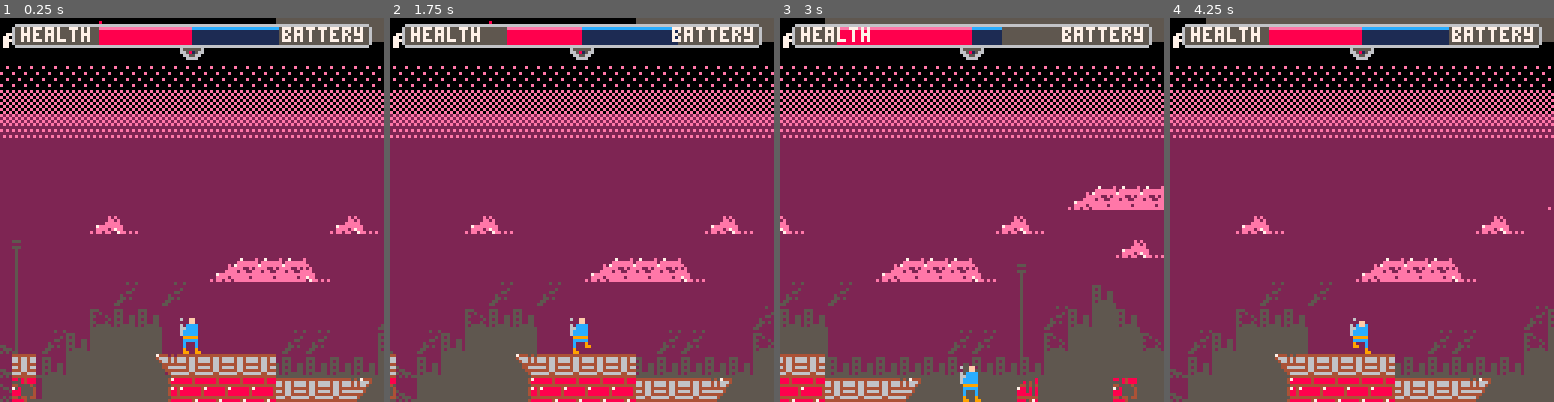
Above: before the commit, frames 1-4 (left to right).
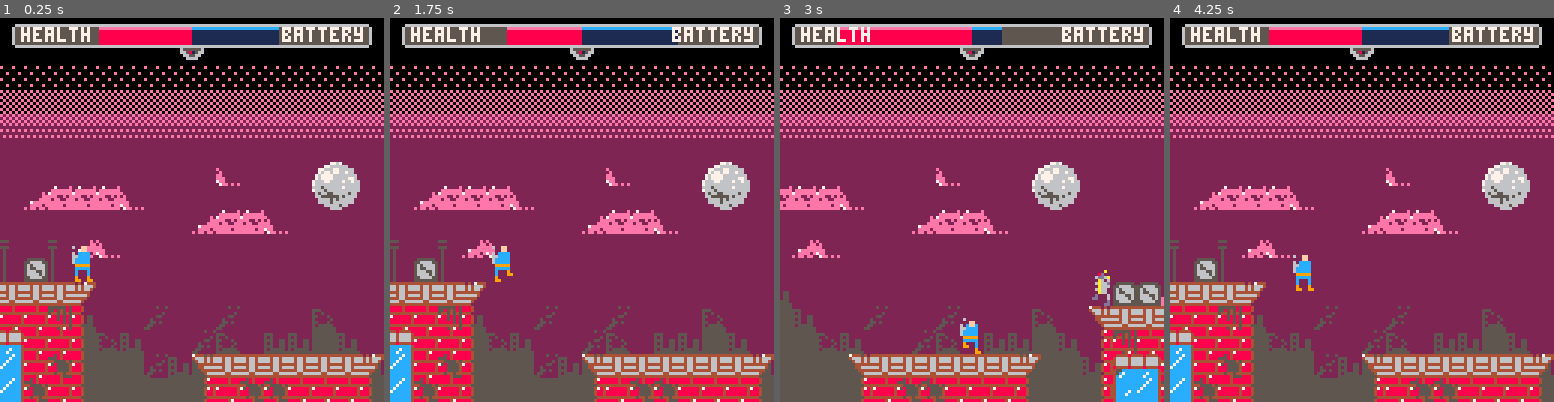
Above: after the commit, the same moments.

Repository: evanminto/ludum-dare-44
Game: PICO-8 cartridge ludum-dare-44.p8
Same seed, same stepped clock (60 frames per second), same inputs: the game is played once before the commit and once after it.
Inputs:
- Up to frame 1 (0.25 s): no input
- Up to frame 2 (1.75 s): tap X (X key) at 0.33, 1.07 s; tap O (Z key) at 0.7, 1.7 s; hold Right from 1.6 s (still down)
- Up to frame 3 (3 s): tap X (X key) at 1.85, 2.97 s; release Right at 2.1 s; tap O (Z key) at 2.1, 2.5, 2.9 s; hold Up 2.15-2.42 s; hold Right from 2.47 s (still down)
- Up to frame 4 (4.25 s): release Right at 3.03 s; hold Left 3.08-3.58 s; tap O (Z key) at 3.3, 3.7, 4.1 s; hold Right from 4.02 s (still down); tap X (X key) at 4.08 s

The runs differ from the first frame. In frame 1, 24% of the frame differs, in the area x 0-100%, y 0-100%; in frame 2, 35%; in frame 3, 24%; in frame 4, 27%.

Commit message:
Enemy obstacle detection

Diff:
--- a/ludum-dare-44.p8
+++ b/ludum-dare-44.p8
@@ -51,7 +51,7 @@
       start = {0,0},
     },
     {
-      start = {0,32},
+      start = {0,33},
     },
   },
 
@@ -271,13 +271,7 @@
 
   p.hitstuntimer = 0
 
-  for i=1,128 do
-    for j=1,128 do
-      if fget(mget(i,j), flags.playerspawn) then
-        p.pos = vector(i*8, j*8 + 8 - p.height)
-      end
-    end
-  end
+  p.pos = p:getspawnpos()
 
   p.spawnpos = p.pos:clone()
   p.checkpointpos = p.pos:clone()
@@ -290,6 +284,19 @@
 
   p.sprite = p.standingsprite
 end)
+
+function player:getspawnpos()
+  for i=0,127 do
+    for j=0,127 do
+      if fget(mget(i,j), flags.playerspawn) then
+        local t = maptiletoleveltile(i,j)
+        return vector(t[1]*8, t[2]*8 + 8 - self.height)
+      end
+    end
+  end
+
+  return vector(0,0)
+end
 
 function player:init()
   self.xmax = levels[1].width
@@ -680,7 +687,8 @@
     newpos = self.pos:add(vector(config.enemyspeed, 0))
 
     -- todo: fix weird math here
-    if not isobstacle(newpos.x + self.width - 2, newpos.y + self.height + 1) then
+    if not isobstacle(newpos.x + self.width - 2, newpos.y + self.height + 1) or
+    isobstacle(newpos.x + self.width - 3, newpos.y + self.height - 1) then
       self.movingr = false
       self.movingl = true
       newpos = self.pos:add(vector(-config.enemyspeed, 0))
@@ -689,7 +697,8 @@
     newpos = self.pos:add(vector(-config.enemyspeed, 0))
 
     -- todo: fix weird math here
-    if not isobstacle(newpos.x - 1 + 2, newpos.y + self.height + 1) then
+    if not isobstacle(newpos.x - 1 + 2, newpos.y + self.height + 1) or
+    isobstacle(newpos.x + 2, newpos.y + self.height - 1) then
       self.movingr = true
       self.movingl = false
       newpos = self.pos:add(vector(config.enemyspeed, 0))
@@ -868,7 +877,6 @@
       end)
     else
       l.repeatx = l.repeatx or 1
-      printh(l.size[1])
       for i=0,l.repeatx-1 do
         map(
           l.start[1],
@@ -952,14 +960,14 @@
 000ff000000ff000000ff00000000000000000000000000022552522552225220000000000000000000000004ccc7ccccccc555400000000000dd000000d8000
 60cccc0060cccc0060cffc0000000000000000000000000025522222525555520000000000000000000000004cc7cccccc555554000000000a66a6000a6dd600
 66cccc0066cccc0066cccc0000000000000000000000000055222222555555550000000000000000000000004444444444444444000000000606a0000606a000
-6ccccc006ccccc006ccccc00222222222272222e222222222222222255555555078800080000000000aaaa000777777000000000000000000606a6000d66a600
-6ccccc006ccccc006ccccc00222222222eeeeeee22222222555222225555555507887878000000000a0000a07007007700000000000000000d66a0000666a000
+6ccccc006ccccc006ccccc00222222222272222e222222222222222255555555078800080007700000aaaa000777777000000000000000000606a6000d66a600
+6ccccc006ccccc006ccccc00222222222eeeeeee22222222555222225555555507887878000770000a0000a07007007700000000000000000d66a0000666a000
 099999000999990009999900222222e27eeeeeeee222222252522222555555550788878800000000a00aa00a7077707700000000000000000066a6000066a600
-0ccccc000ccccc000ccccc00222222eeeee22e2e2e22222255522552555555550788787800000000a0a00a0a0777777000000000000000000066a0000066a000
+0ccccc000ccccc000ccccc00222222eeeee22e2e2e22222255522552555555550788787877777777a0a00a0a0777777000000000000000000066a0000066a000
 0c000c000c00090009000c0022222eeee2ee22eeee22222252522552555555550700888000000000a0a00a0a0707070000000000000000000d00060006000d00
-0c000c000c00099009900c00227eeeeeeeeeeeeeeee2222255522552555555550700000000000000a00aa00a7070707000000000000000000dd0060006000dd0
-09000900090000000000090022eeee2eeeeee2ee7ee22222525555525555555507000000000000000a0000a007777770000000000000000000000d000d000000
-099009900990000000000990e2ee2ee2eeeeeeee27ee2e2e5555555555555555070000000000000000aaaa0000777700000000000000000000000dd00dd00000
+0c000c000c00099009900c00227eeeeeeeeeeeeeeee2222255522552555555550700000000077000a00aa00a7070707000000000000000000dd0060006000dd0
+09000900090000000000090022eeee2eeeeee2ee7ee22222525555525555555507000000007007000a0000a007777770000000000000000000000d000d000000
+099009900990000000000990e2ee2ee2eeeeeeee27ee2e2e5555555555555555070000000700007000aaaa0000777700000000000000000000000dd00dd00000
 22222277672222220000000000000000000000000000000000000000000000000000000000000000000000000000000000000000000000006555555606666660
 2222776666662222000000000000000000000000000000000000000000000000000000000000000000000000000000000000000000000000665815666eeeeee6
 22776667766666220000000000000000000000000000000000000000000000000000000000000000000000000000000000000000000000000665566068888886
@@ -992,9 +1000,9 @@
 22225522222222220000000022222222000000002222222222552222000000000000000000000000000000000000000000000000000000003333333333333333
 22555252525252520000000052525252000000002525252525255522000000000000000000000000000000000000000000000000000000003373773737377333
 55252525252525250000000025252525000000005252525252525255000000000000000000000000000000000000000000000000000000008333333333333338
-73737373737373737373737373737373737373737373737373737373737373737373737373737373737373737373737373737373737373737373737373737373
-73737373737373737373730000007171717171717171717171717171717171710000000000000000000000000000000000000000000000000000000000000000
-f0f0f0f0f0f0f0f0f0f0f000000000f0000000000000000000000000000000000000000000000000000000000000000000000000000000000000000000000000
+f0f0f0f0f0f0f0f0f0f0f0f0f0f0f0f0f0f0f0f0f0f0f0f0f0f0f0f0f0f0f0f0f0f0f0f0f0f0f0f0f0f0f0f0f0f0f0f0f0f0f0f0f0f0f0f0f0f0f0f0f0f0f0f0
+f0f0f0f0f0f0f0f0f0f0f00000007171717171717171717171717171717171710000000000000000000000000000000000000000000000000000000000000000
+f0f0f0f0f0f0f0f0f0f0f000000000f000000000000000000000000000f0f0f0f0f0000000000000000000000000000000000000000000000000000000000000
 00000000000000000000000000000000000000000000000000000000000000000000000000000000000000000000000000000000000000000000000000000000
 f0f0f0f0f0f0f0f0f0f0f00000000000000000000000000000000000000000000000000000000000000000000000000000000000000000000000000000000000
 00000000000000000000000000000000000000000000000000000000000000000000000000000000000000000000000000000000000000000000000000000000
@@ -1022,7 +1030,7 @@
 810000000060707171b0c0718191b300a100000000000000a1f0a100710000710000000000000000000000000000000000000000000000a10000006171b1c171
 f0f0f0f0f0f0f0f0a1f0f00000000000b3a1910000006171810000000000000000a100006171717171b1c171b1c171b1c1718100000000f06181000000000061
 8100000000f0607171b1c1716070707080000000510000004100a100710000710000000000000000000000000000000000000071000000a10000006171b2c271
-70707080f0f0f0f041f0f0f05100000060708000000061718100000000000000006070708071717171b2c271b2c271b2c2718100000000f06181000000000061
+70707080f0f0f0f041f0f0f05100000060708000000061718100000000f00000006070708071717171b2c271b2c271b2c2718100000000f06181000000000061
 8100000000f0617171b2c2717171717181000000a1000000a100a1007100007100000000000000a00000000000009100000000a1000000a10000006171717171
 71717181f0f0f0f071f0f0f071000000617181000000617181000000006080000061717171717171717171717171717171718100000000006181000000000061
 8100000000f06171717171717171717181000000a000f000a000a0007100007100000000000000510000006070707080000000a0000000a00000006171717171
@@ -1043,10 +1051,10 @@
 0f0f0f0f0f0f0f0f0f0f0f0f0f0f0f0f0f0f0f0f0f0f0f0f0f0f0f0f0f0f0f0f0f0f0f0f0f0f0f0f0f060707070708000000000000000000000000000000000000000000000000000000061717141717141417080000000000000000000000000000000000000000000000000000000000000000000000000000000000000000
 0f0f0f0f0f0f0f0f0f0f0f0f0f0f0f0f0f0f0f0f0f0f0f0f0f0f0f0f0f0f0f0f0f0f0f0f0f0f0f0f0f161417171518000000000000000000000000000000000000000000000607080000160b0c170b0c170b0c1800000000000f0f0f0f0f0f0f0f0f0f0f0f0f0f0f0f0000000000000000000000000000000000000000000000
 0a0f0a0f0f0f0f0f0f0f0f0f0f0f0f0f0f0f0f0f0f0f0f0f0f0f0f0f0f0f0f0f0f0f0f0f0f0f0f0f0f16170b0c1718000000000000000000000000000000000000000000001617180000161b1c171b1c151b1c1800000000000f0f0f0f0f0f0f0f0f0f0f0f0f0f0f0f0000000000000000000000000a00000000000000000000
-1a191a0f0f0f0f0f0f0f0f0f0f0f0f0f0f0f0f0f0f0f0f0f0f0f0f0f0f0f0f0f0f0f0f0f0f0607070707171b1c170800000000000000000000000000000000000000000f3b1617180000161b1c151b1c171b1c1800000000000f0f0f0f0f0f0f0f0f0f0f0f0f0f0f0f0000000000000000000000001a00000000000000000000
+1a191a390f0f0f0f0f0f0f0f0f0f0f0f0f0f0f0f0f0f0f0f0f0f0f0f0f0f0f0f0f0f0f0f0f0607070707171b1c170800000000000000000000000000000000000000000f3b1617180000161b1c151b1c171b1c1800000000000f0f0f0f0f0f0f0f0f0f0f0f0f0f0f0f0000000000000000000000001a00000000000000000000
 070707080f0f0f0f0f0f0f0f0f0f0f0f0f0f0f19190f3b0f0f380f0f0f0f0f060707080f0f1615171717152b2c1718000000000000000000000000000000000000000006070815180000161b1c171b1c151b1c1800000000000f0f0f0f0f0f0f0f0f0f0f0f0f0f0f0f0000000000000a00000000001a00000000000000000000
 171714180f0f0f0f0f0f0f0f0f0f0f0f0f0f060707070707070707080f0f0f161517180f0f161715171517191917080000000000000000000000000a0000000000000f16141515180000162b2c172b2c172b2c1800000000000f0f0f0f0f0f0f0f0f0f0f0f0f0f0f0f0000000000001a00000000001a00000000000000000000
-0c1717180f0f0f0f0f0f0f0f0f0f380f0f0f161417171717141717180f0f0f161715180f0f161717151717171717180000000000000000000000001a0000000000000f161717171800001607071707071707071800000000000f0f0f0f0f0f0f0f0f0f0f0f0f0f0f193b00000000001a00000000001a00000000000f390f0f0f
+0c1717180f0f0f0f0f0f0f0f0f0f380f0f0f161417171717141717180f0f0f161715180f0f161717151717171717180000000000000000000000001a0000000000000f161717171800001607071707071707071800000000000f0f0f0f0f0f0f0f0f0f0f0f0f0f0f193b00000000001a00000000001a00000000000f0f0f0f0f
 1c1715180f0f0f0f06070707070707080f0f160b0c170b0c170b0c180f0f0f161717180f0f161715171717171717080000000000000000000f38191a000000000f0607081717171800001617151714141717141800000000000f0f0f0f0f0f0f380f0f0f0f0f0f06070707080000000700000000000700000000000607070707
 1c1517180f0f0f0f16171515171717180f0f161b1c151b1c171b1c180f0f0f161717180f0f1615171717171717080f000a0000000a0f0f0f06070708000000000f161715171715180000160b0c170b0c170b0c18000a0a19000f0f0f0a0f0f0f0607080f0f0f0f16141417180000001700000000001500000000001617171717
 0f0f0f0f0f0f0f0f0f0f0f0f0f0f0f0f0f0f0f0f0f0f0f0f0f0f0f0f0f0f0f0f0f0f0f0f0f0f0f0f0f0f0f0f0f0f0f000000000000000000000000000000000000000000000000000000000000000000000f0f0f0f000000000f0f0f0f0f0f0f0f0f0f0f0f0f0f0f0f0f0f0f0000000000000000000000000000000000000000
